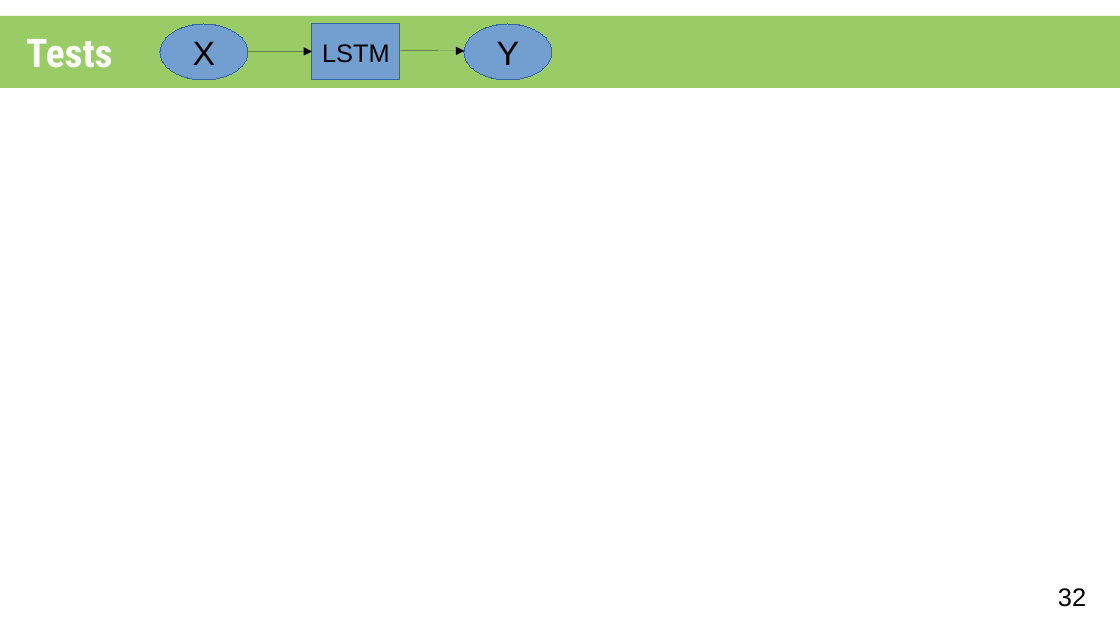
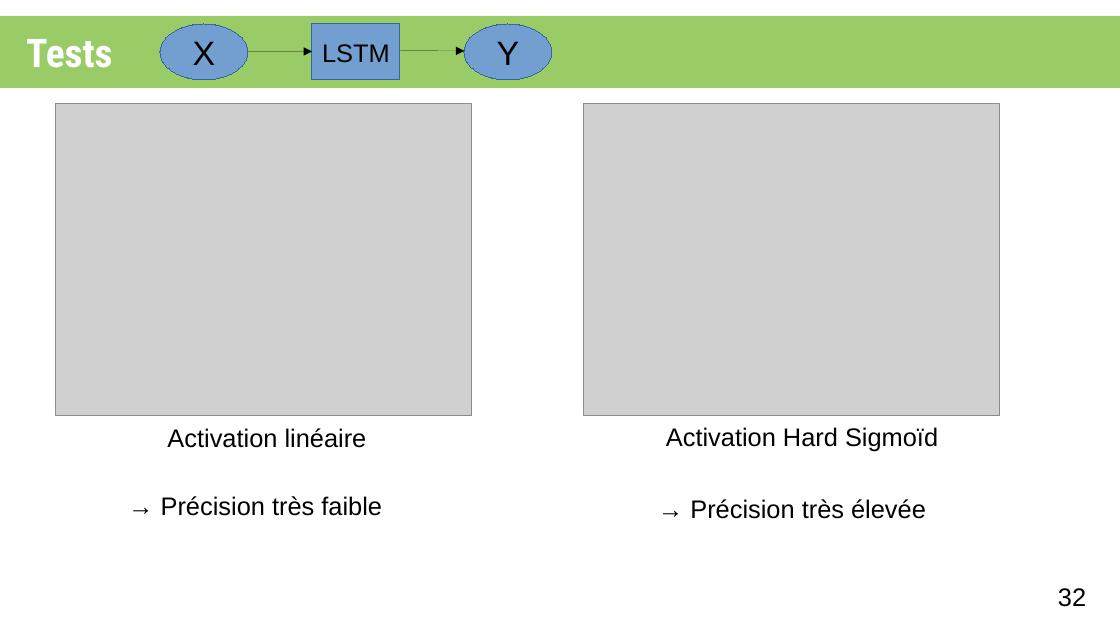
Before and after one commit to XgLsuLzRMy/Composition-Musicale-par-Reseau-de-Neurones, a slide deck: slide 32 of projet.odp. Drawn at 1120x630 pixels with LibreOffice and Linux fonts; fonts in the diff are those of the drawing; grey boxes stand for pictures. Boxes give left, top, right and bottom in pixels: in the first picture for what was removed or moved away, otherwise in the second. Text is boxed around its words. In the diff, an @@ line names an element or a change of style, - is before the commit and + after.

Commit message:
partie tests

```diff
--- a/projet.odp
+++ b/projet.odp
@@ picture added at [56, 104, 472, 416] @@
@@ picture added at [584, 104, 1000, 416] @@
@@ text added at [167, 428, 367, 448], 18 pt, text #000000 @@
+Activation linéaire
@@ text added at [666, 427, 938, 451], 18 pt, text #000000 @@
+Activation Hard Sigmoïd
@@ text added at [161, 496, 382, 516], 18 pt, text #000000 @@
+→ Précision très faible
@@ text added at [690, 499, 926, 519], 18 pt, text #000000 @@
+→ Précision très élevée
```
Also in this commit, not shown: 11 other slides changed, 1 slide removed, 1 other file.
